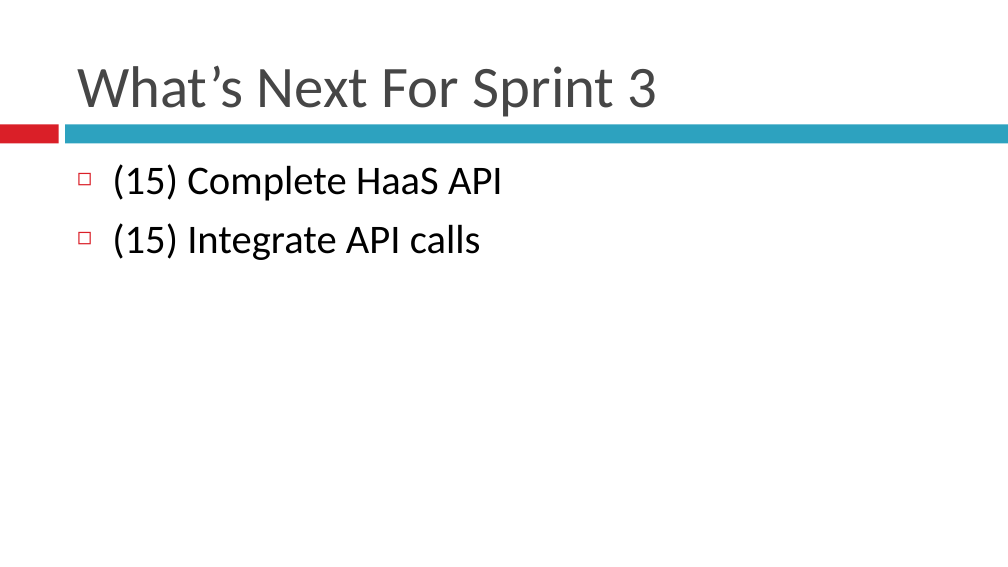
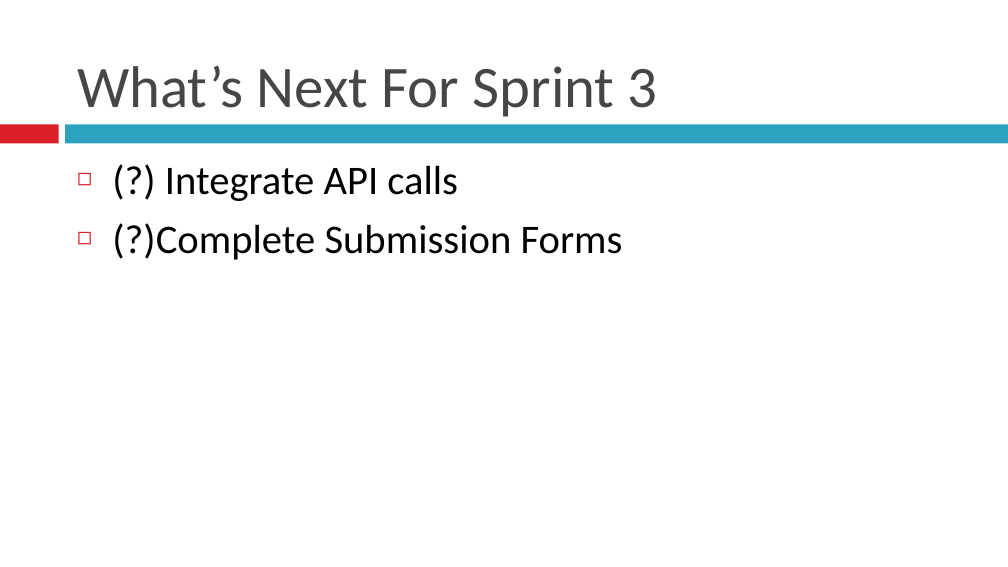
Before and after one commit to BU-EC500-SP15/moc-gui-plugins, a slide deck: slide 8 of MOCUIPlugin-Demo2.pptx. Drawn at 1008x567 pixels with LibreOffice and Linux fonts; fonts in the diff are those of the drawing. Boxes give left, top, right and bottom in pixels: in the first picture for what was removed or moved away, otherwise in the second. Text is boxed around its words. In the diff, an @@ line names an element or a change of style, - is before the commit and + after.

```diff
--- a/MOCUIPlugin-Demo2.pptx
+++ b/MOCUIPlugin-Demo2.pptx
@@ text at (x1=112, y1=165, x2=623, y2=260): text changed @@
-◻ (15) Complete HaaS API
-◻ (15) Integrate API calls
+◻ (?) Integrate API calls
+◻ (?)Complete Submission Forms
```
Also in this commit, not shown: 2 other slides changed, 3 slides added, 2 slides removed.
